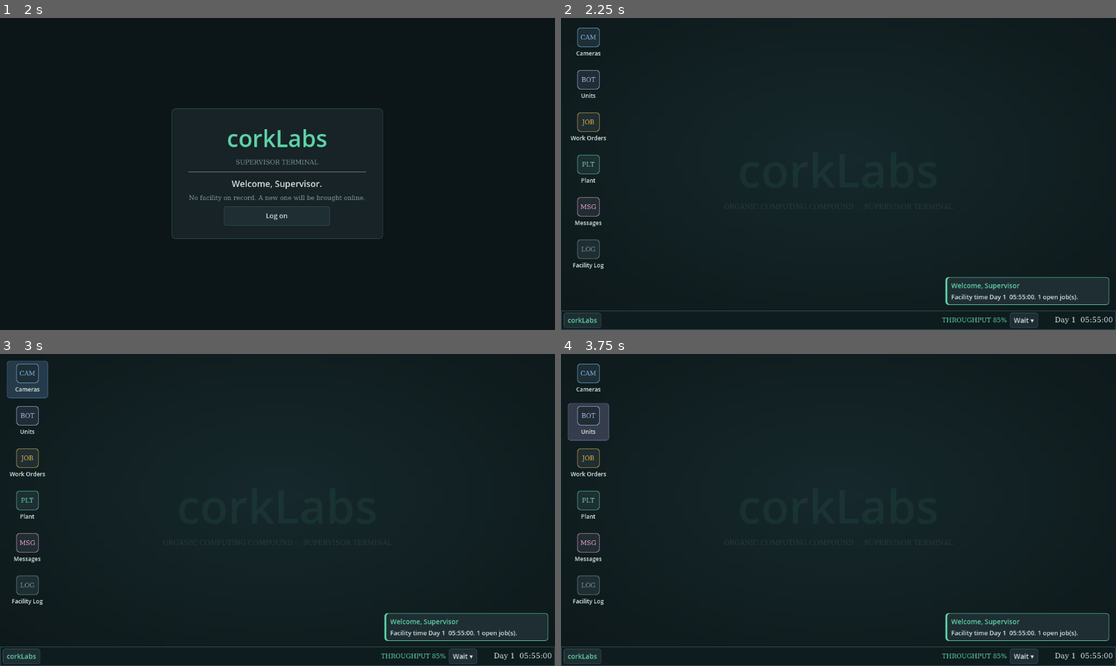
Above: before the commit, frames 1-4 (two rows, left to right).
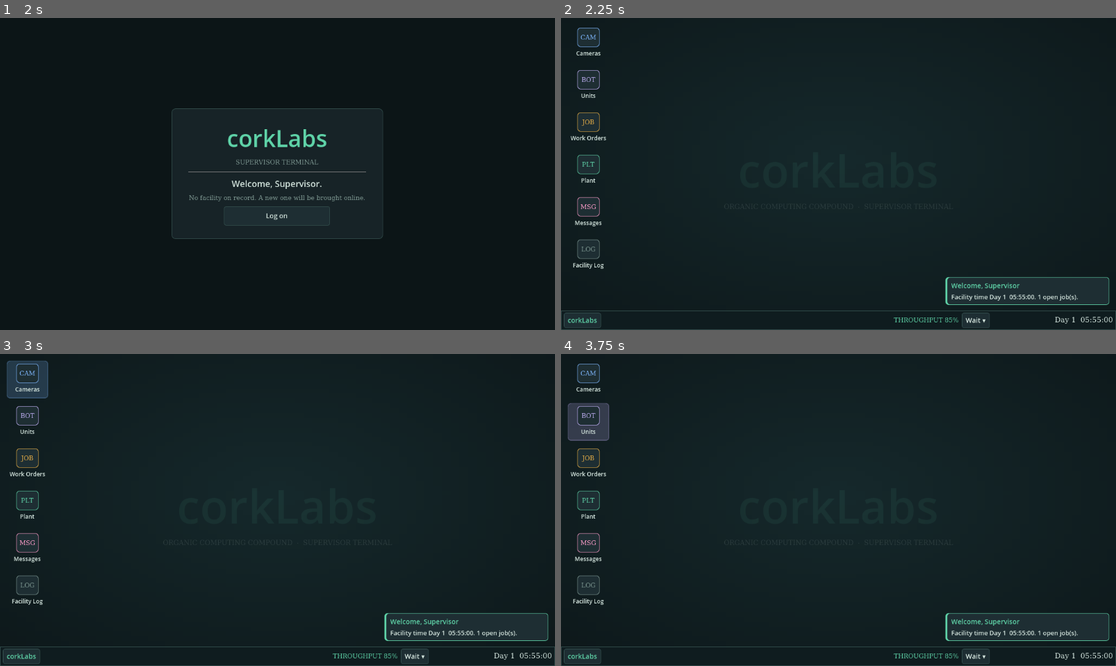
Above: after the commit, the same moments.

Repository: gonkhub/corkLabs
Game: Godot game, scene res://os/desktop.tscn
The game is run twice, just before and just after one commit, with the same random seed, the same clock (stepped at 60 frames per second) and the same inputs. This scene is started directly instead of the project's main scene.
Inputs (mouse positions are in pixels of both pictures, inside the frame that each line leads up to):
- Up to frame 1 (2 s): click "corkLabs" at 0.5 s; click "Wait ▾" at 1.25 s
- Up to frame 2 (2.25 s): click "Log on" at 2 s
- Up to frame 3 (3 s): tap Enter at 2.75 s; drag from (27, 378) to (333, 441) at 2.77 s
- Up to frame 4 (3.75 s): tap Space at 3.5 s; drag from (588, 422) to (810, 572) at 3.52 s

Frame 1 is identical in both runs. In frame 2, 0.3% of the frame differs, in the area x 59-86%, y 94-100%; in frame 3, 0.3%; in frame 4, 0.3%.

Commit message:
Desktop Wait passes time a minute per frame and stops on alarms or shift reports; shift on the clock; robots no longer "stick" to standing idle
- CorkDesktop.start_wait: stepped, interruptible wait (5 min to 4 h) with a
  stop button; Facility.spend(journal=false) for the steps
- Taskbar clock shows the current shift
- RobotAgent: the commitment bonus only applies to tasks already started,
  so a restless robot takes open work instead of standing by
- Tinker a little less restless (0.00045)
- Screenshot tool converts numeric --call arguments; tests for the wait

Co-Authored-By: Claude Opus 5.5 <noreply@anthropic.com>

Diff:
--- a/game/sim/facility.gd
+++ b/game/sim/facility.gd
@@ -67,11 +67,14 @@
 ## The one way facility time moves: the player did something that takes
 ## `seconds` of facility time. Robots and events play out through it.
 ## `cause` is written to the journal ("dialogue: Tinker asks about pod 14").
-func spend(seconds: float, cause: String) -> void:
+## `journal` false skips the "+1m cause" line (for a long wait passed in
+## steps, which journals itself once).
+func spend(seconds: float, cause: String, journal := true) -> void:
 	if not running or seconds <= 0.0:
 		return
 	var from := sim.time()
-	sim.note("time", "+%s  %s" % [_short(seconds), cause])
+	if journal:
+		sim.note("time", "+%s  %s" % [_short(seconds), cause])
 	sim.advance(seconds)
 	save()
 	time_spent.emit(from, sim.time(), cause)
--- a/game/sim/robot_agent.gd
+++ b/game/sim/robot_agent.gd
@@ -169,8 +169,9 @@
 	var wander := restless * 0.25 * pow(1.0 - purpose, 1.5) * (0.3 + 0.7 * energy)
 	out.append({"key": "wander", "label": "wander the rail", "score": wander, "why": "looking for purpose (%d%%)" % _pct(purpose)})
 
+	# Stick with a task already started (not with doing nothing).
 	for o in out:
-		if o.key == current:
+		if o.key == current and current != "idle":
 			o.score += traits.commitment
 	out.sort_custom(func(a, b): return a.score > b.score or (a.score == b.score and a.key < b.key))
 	return out
--- a/os/desktop.gd
+++ b/os/desktop.gd
@@ -5,7 +5,9 @@
 #   Desktop        icons (double-click) and the start menu open apps in
 #                  windows you can drag, resize, minimise and close.
 #   Taskbar        start menu, open windows, the alarm light, throughput,
-#                  "Wait" (lets facility time pass), and the facility clock.
+#                  "Wait" (lets facility time pass, a minute per frame, so you
+#                  see it happen; an alarm or shift report interrupts it),
+#                  and the facility clock.
 #                  The clock shows facility time, never the real clock.
 #   Toasts         alarms, shift reports and robot replies pop up bottom right.
 #
@@ -20,6 +22,8 @@
 const REFRESH_EVERY := 0.5
 const TOAST_SECONDS := 7.0
 const WORLD_SCENE := "res://game/facility_world.tscn"
+## A wait passes this much facility time per frame (1 h takes about a second).
+const WAIT_STEP := 60.0
 
 ## [id, script] in desktop-icon order.
 const APPS := [
@@ -43,6 +47,8 @@
 var clock_label: Label
 var output_label: Label
 var alarm_button: Button
+var wait_button: MenuButton
+var stop_wait_button: Button
 var login: Control
 var unread := 0
 
@@ -51,6 +57,8 @@
 var _journal_mark := 0
 var _time := 0.0
 var _cascade := 0
+var _wait_left := 0.0
+var _wait_mark := 0
 
 
 func _ready() -> void:
@@ -76,6 +84,8 @@
 	_time += delta
 	if not Facility.running:
 		return
+	if _wait_left > 0.0:
+		_wait_step()
 	_refresh_left -= delta
 	if _refresh_left <= 0.0:
 		_refresh_left = REFRESH_EVERY
@@ -116,6 +126,7 @@
 
 
 func log_off() -> void:
+	_end_wait("")
 	for id in _windows.keys():
 		_windows[id].close()
 	_windows.clear()
@@ -207,6 +218,55 @@
 			w.app.refresh()
 	_refresh_taskbar()
 	_check_journal()
+
+
+# --- Waiting ------------------------------------------------------------------------
+
+## Lets up to `seconds` of facility time pass, a step per frame, so the
+## robots visibly get on with things. Stops early on an alarm or shift report.
+func start_wait(seconds: float) -> void:
+	if not Facility.running or _wait_left > 0.0:
+		return
+	Facility.sim.note("supervisor", "Waits (up to %s)" % _dur(seconds))
+	_wait_left = seconds
+	_wait_mark = Facility.sim.journal.added
+	wait_button.visible = false
+	stop_wait_button.visible = true
+
+
+func is_waiting() -> bool:
+	return _wait_left > 0.0
+
+
+func _wait_step() -> void:
+	var step := minf(WAIT_STEP, _wait_left)
+	Facility.spend(step, "Supervisor waits", false)
+	_wait_left -= step
+	stop_wait_button.text = "Waiting... %s left  (stop)" % _dur(_wait_left)
+	for e in Facility.sim.journal.added_since(_wait_mark):
+		if e.cat == "alarm" or e.cat == "report":
+			_end_wait("Wait interrupted: %s" % ("alarm" if e.cat == "alarm" else "shift report"))
+			return
+	_wait_mark = Facility.sim.journal.added
+	if _wait_left <= 0.0:
+		_end_wait("")
+
+
+func _end_wait(why: String) -> void:
+	if _wait_left <= 0.0 and why.is_empty():
+		_wait_left = 0.0
+	if Facility.running and not why.is_empty() and _wait_left > 0.0:
+		Facility.sim.note("supervisor", why)
+	_wait_left = 0.0
+	if wait_button:
+		wait_button.visible = true
+		stop_wait_button.visible = false
+
+
+static func _dur(seconds: float) -> String:
+	if seconds < 3600.0:
+		return "%d min" % ceili(seconds / 60.0)
+	return "%.1f h" % (seconds / 3600.0)
 
 
 # --- Toasts --------------------------------------------------------------------------------
@@ -372,20 +432,26 @@
 	output_label.mouse_filter = Control.MOUSE_FILTER_PASS
 	row.add_child(output_label)
 
-	var wait := MenuButton.new()
-	wait.text = "Wait ▾"
-	wait.tooltip_text = "Let facility time pass. It only moves when you act."
-	wait.flat = false
-	var wm := wait.get_popup()
-	for m in [5, 15, 60]:
-		wm.add_item("Wait %s" % ("%d min" % m if m < 60 else "1 hour"), m)
-	wm.id_pressed.connect(func(m: int): Supervisor.wait(m * 60.0))
-	row.add_child(wait)
+	wait_button = MenuButton.new()
+	wait_button.text = "Wait ▾"
+	wait_button.tooltip_text = "Let facility time pass (it only moves when you act).\nAn alarm or a shift report stops the wait."
+	wait_button.flat = false
+	var wm := wait_button.get_popup()
+	for m in [5, 15, 60, 240]:
+		wm.add_item("Wait %s" % ("%d min" % m if m < 60 else "%d hour%s" % [m / 60, "s" if m > 60 else ""]), m)
+	wm.id_pressed.connect(func(m: int): start_wait(m * 60.0))
+	row.add_child(wait_button)
+	stop_wait_button = Button.new()
+	stop_wait_button.focus_mode = Control.FOCUS_NONE
+	stop_wait_button.add_theme_color_override("font_color", OSTheme.WARN)
+	stop_wait_button.pressed.connect(_end_wait.bind("You stop waiting"))
+	stop_wait_button.visible = false
+	row.add_child(stop_wait_button)
 
 	clock_label = OSTheme.mono_label("--:--", 15, OSTheme.TEXT)
 	clock_label.tooltip_text = "Facility time"
 	clock_label.mouse_filter = Control.MOUSE_FILTER_PASS
-	clock_label.custom_minimum_size.x = 150
+	clock_label.custom_minimum_size.x = 250
 	clock_label.horizontal_alignment = HORIZONTAL_ALIGNMENT_RIGHT
 	row.add_child(clock_label)
 
@@ -412,7 +478,11 @@
 
 func _refresh_taskbar() -> void:
 	var sim := Facility.sim
-	clock_label.text = FacilitySim.format_time(sim.time())
+	var shifts := sim.get_system("shifts") as ShiftSchedule
+	var shift_text := ""
+	if shifts and shifts.current >= 0:
+		shift_text = "   %s shift" % shifts.current_name()
+	clock_label.text = FacilitySim.format_time(sim.time()) + shift_text
 	var plant := sim.get_system("plant") as FacilityPlant
 	if plant:
 		output_label.text = "THROUGHPUT %d%%" % roundi(plant.throughput * 100.0)
--- a/robots/tinker/tinker_traits.tres
+++ b/robots/tinker/tinker_traits.tres
@@ -16,7 +16,7 @@
 charge_rate = 0.0015
 power_reserve = 0.12
 charge_until = 0.95
-restlessness = 0.0007
+restlessness = 0.00045
 purpose_from_work = 0.0012
 purpose_per_job = 0.3
 obedience = 0.45
--- a/tests/test_desktop.gd
+++ b/tests/test_desktop.gd
@@ -21,7 +21,7 @@
 	await process_frame
 	_check(facility.running and not desk.login.visible, "log on opens the facility")
 	_check(desk.world != null and desk.world.cameras.size() == 3, "the 3D facility runs hidden, with its cameras")
-	_check(desk.clock_label.text == FacilitySim.format_time(facility.sim.time()), "the taskbar clock shows facility time (%s)" % desk.clock_label.text)
+	_check(desk.clock_label.text.begins_with(FacilitySim.format_time(facility.sim.time())), "the taskbar clock shows facility time (%s)" % desk.clock_label.text)
 
 	for id in ["cameras", "units", "work", "plant", "messages", "log"]:
 		_check(desk.open_app(id) != null and desk.is_open(id), "the %s app opens in a window" % id)
@@ -61,6 +61,21 @@
 	var log_app = desk._windows["log"].app
 	_check(log_app.view.get_parsed_text().contains("FUSE BLOWN"), "the Facility Log shows the journal")
 
+	# The taskbar Wait: passes time a step per frame, stops early on an alarm.
+	var t2: float = sim.time()
+	desk.start_wait(20 * 60.0)
+	await process_frame
+	_check(desk.is_waiting() and sim.time() - t2 < 20 * 60.0, "a wait passes time over several frames, not all at once")
+	for i in 40:
+		await process_frame
+	_check(not desk.is_waiting() and is_equal_approx(sim.time() - t2, 1200.0), "and ends after the full 20 minutes (%.0f s)" % (sim.time() - t2))
+	var t3: float = sim.time()
+	sim.schedule_in(300.0, "plant_fault", {"device": "pipe_1"})
+	desk.start_wait(3600.0)
+	for i in 80:
+		await process_frame
+	_check(not desk.is_waiting() and sim.time() - t3 < 600.0, "an alarm interrupts a wait (stopped after %.0f s of 3600)" % (sim.time() - t3))
+
 	# Log off, log back on: same moment.
 	var t_off: float = sim.time()
 	desk.log_off()
--- a/tools/screenshot.gd
+++ b/tools/screenshot.gd
@@ -26,7 +26,8 @@
 	for i in args.size():
 		if args[i] == "--call" and i + 1 < args.size():
 			var bits := args[i + 1].split(":")
-			scene.callv(bits[0], Array(bits.slice(1)))
+			var call_args := Array(bits.slice(1)).map(func(a: String): return float(a) if a.is_valid_float() else a)
+			scene.callv(bits[0], call_args)
 			await process_frame
 	# Facility scenes: break something and/or let facility time pass first.
 	var facility := get_root().get_node_or_null("Facility")
Not shown, changed: README.md
Not shown, changed: docs/DESIGN.md
Not shown, changed: docs/ROADMAP.md
